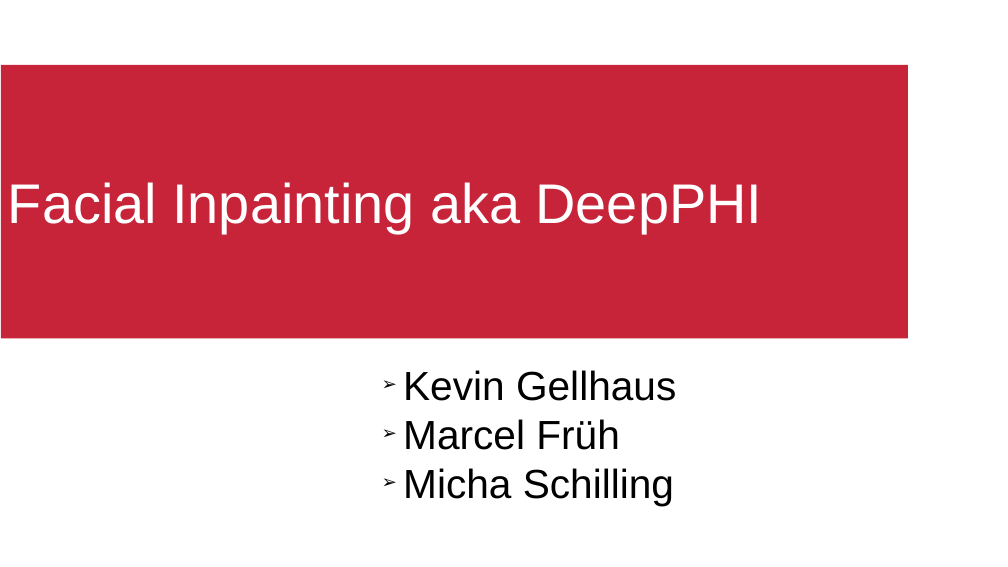
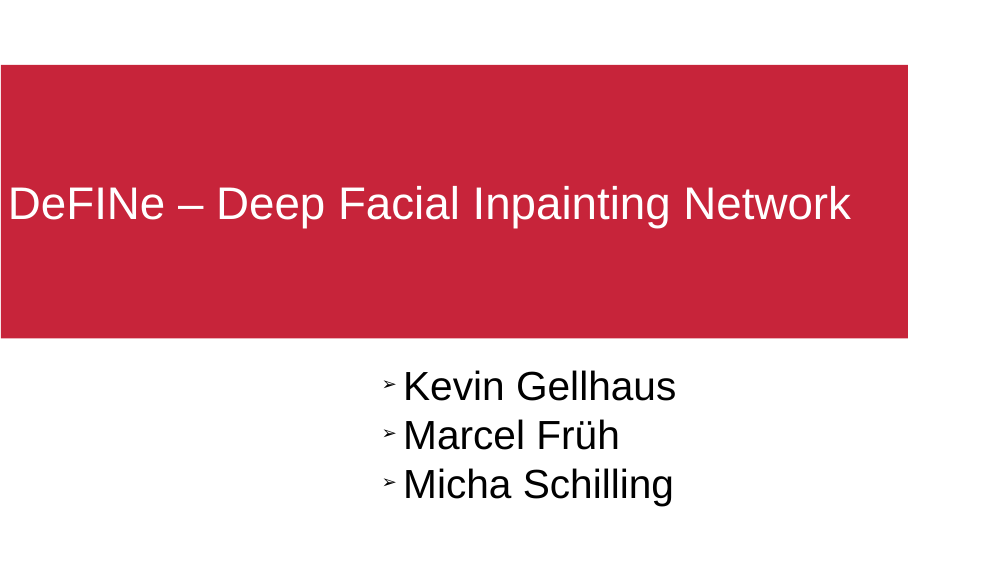
Before and after one commit to b4shy/FacialInpainting, a slide deck: slide 1 of Presentation/pitch/pitch_new.odp. Drawn at 1008x567 pixels with LibreOffice and Linux fonts; fonts in the diff are those of the drawing; background and template pictures are left out. Boxes give left, top, right and bottom in pixels: in the first picture for what was removed or moved away, otherwise in the second. Text is boxed around its words. In the diff, an @@ line names an element or a change of style, - is before the commit and + after.

Commit message:
Projekt Name DeFINe

```diff
--- a/Presentation/pitch/pitch_new.odp
+++ b/Presentation/pitch/pitch_new.odp
@@ title at (8, 186, 851, 228): text changed; size 44 to 36 pt @@
-Facial Inpainting aka DeepPHI
+DeFINe – Deep Facial Inpainting Network
```
Also in this commit, not shown: 8 other slides changed.
